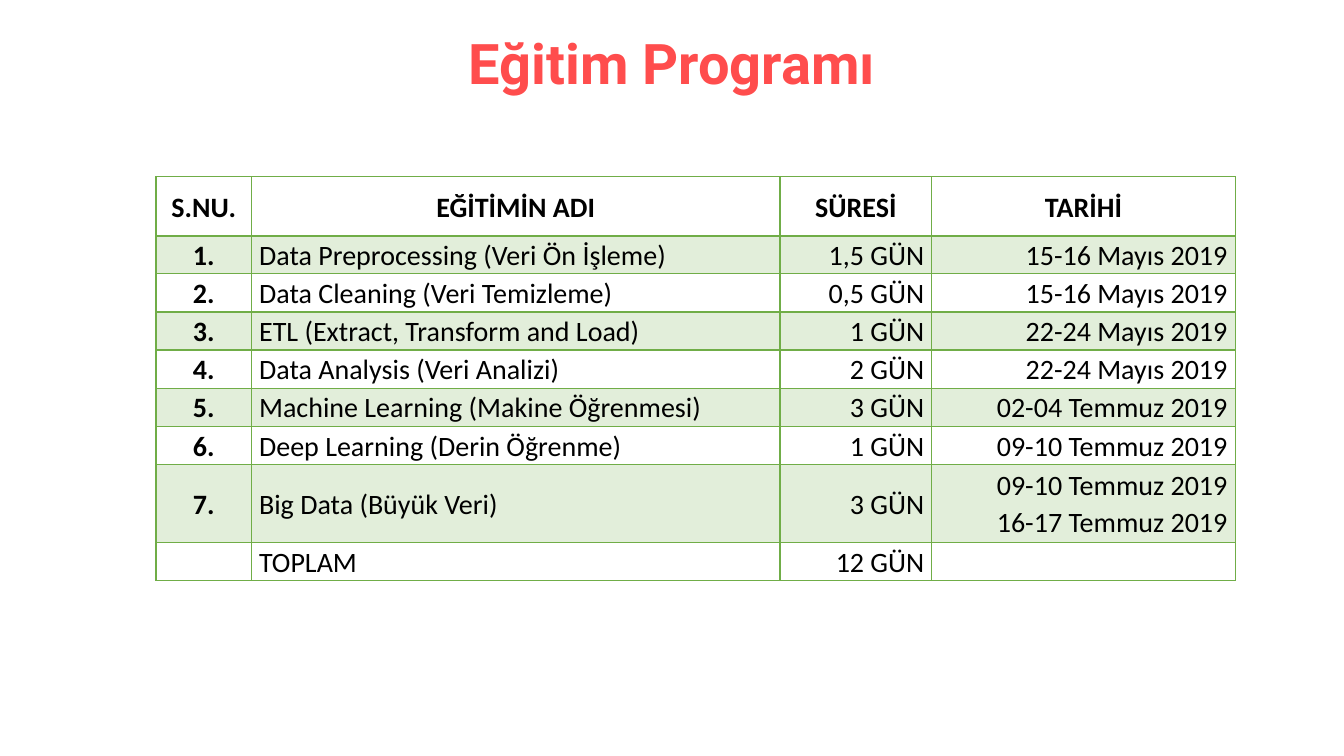
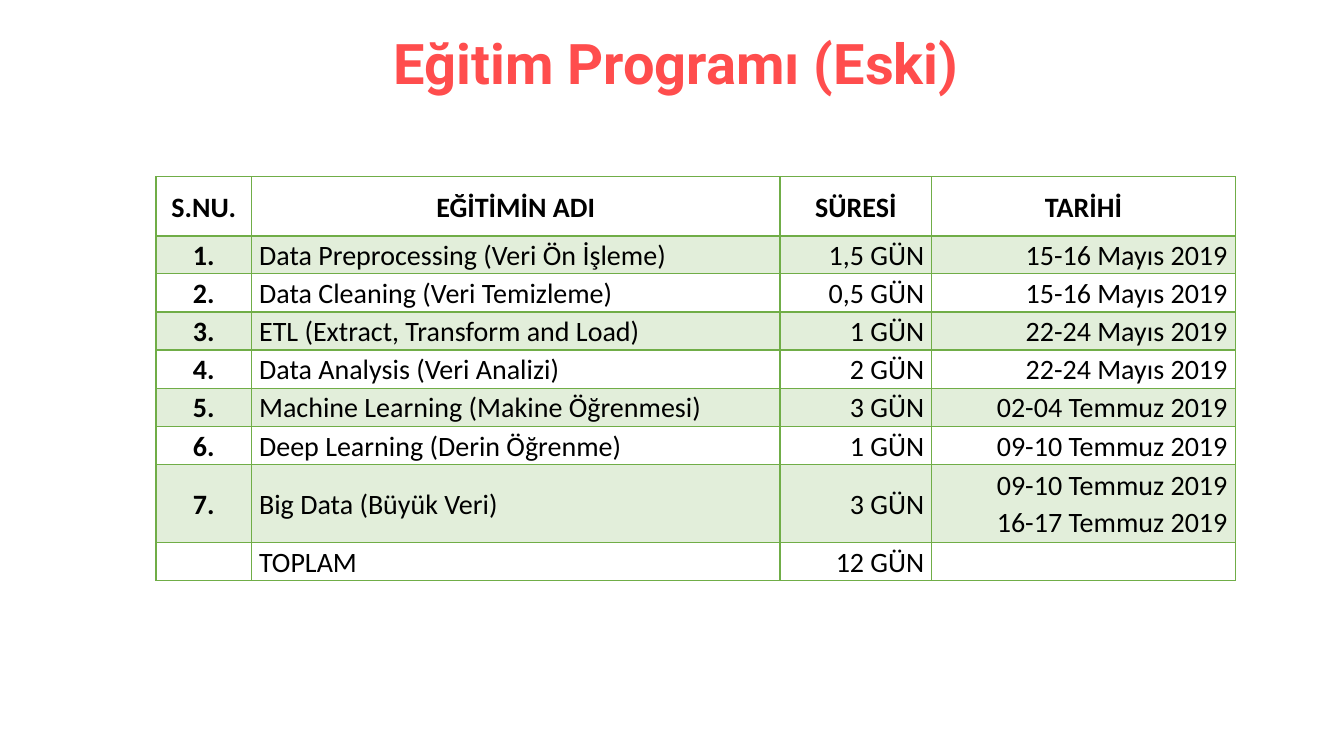
Before and after one commit to celiktenozkan/preprocessing-analysis-ml-dl-big-data, a slide deck: slide 5 of 00_acilis_preprocessing-analysis-ml-dl-big-data.pptx. Drawn at 1344x756 pixels with LibreOffice and Linux fonts; fonts in the diff are those of the drawing. Boxes give left, top, right and bottom in pixels: in the first picture for what was removed or moved away, otherwise in the second. Text is boxed around its words. In the diff, an @@ line names an element or a change of style, - is before the commit and + after.

Commit message:
program guncellendi pandas eklendi

```diff
--- a/00_acilis_preprocessing-analysis-ml-dl-big-data.pptx
+++ b/00_acilis_preprocessing-analysis-ml-dl-big-data.pptx
@@ title at (394, 40, 958, 96): text changed @@
-Eğitim Programı
+Eğitim Programı (Eski)
```
Also in this commit, not shown: 4 other slides changed, 1 slide added, 41 other files.
